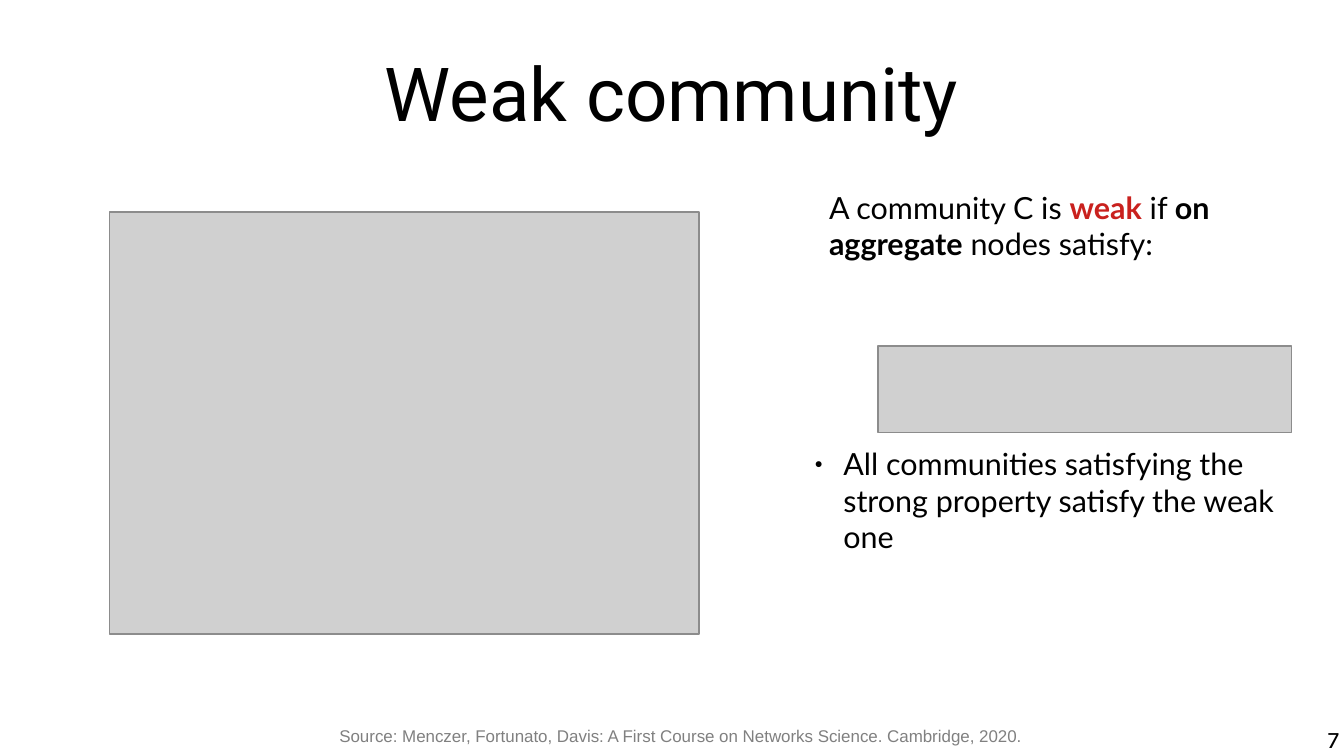
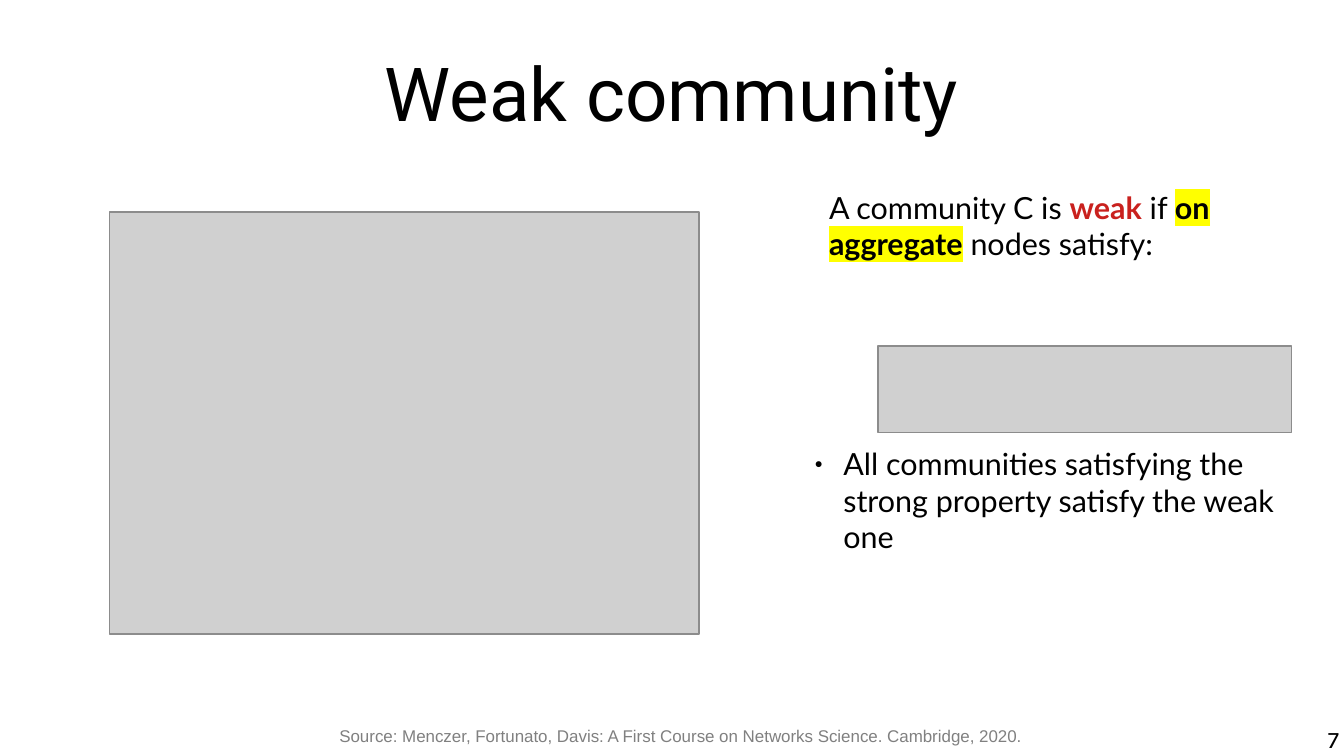
Before and after one commit to chatox/networks-science-course, a slide deck: slide 7 of theory/odp/tt21-finding_communities.odp. Drawn at 1344x756 pixels with LibreOffice and Linux fonts; fonts in the diff are those of the drawing; grey boxes stand for pictures. Boxes give left, top, right and bottom in pixels: in the first picture for what was removed or moved away, otherwise in the second. Text is boxed around its words. In the diff, an @@ line names an element or a change of style, - is before the commit and + after.

```diff
--- a/theory/odp/tt21-finding_communities.odp
+++ b/theory/odp/tt21-finding_communities.odp
@@ text "A community C is weak ..." at [829, 196, 1210, 261]: highlight none to #FFFF00 in "on aggregate" @@
```
Also in this commit, not shown: 2 other slides changed, 4 other files.
